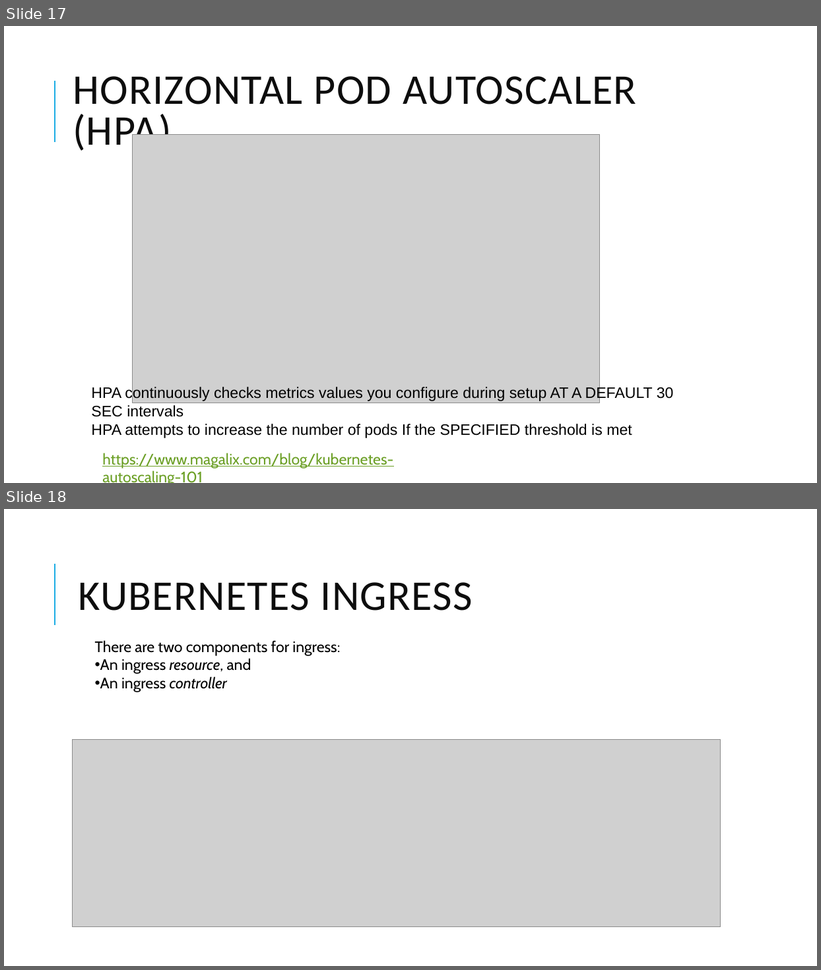
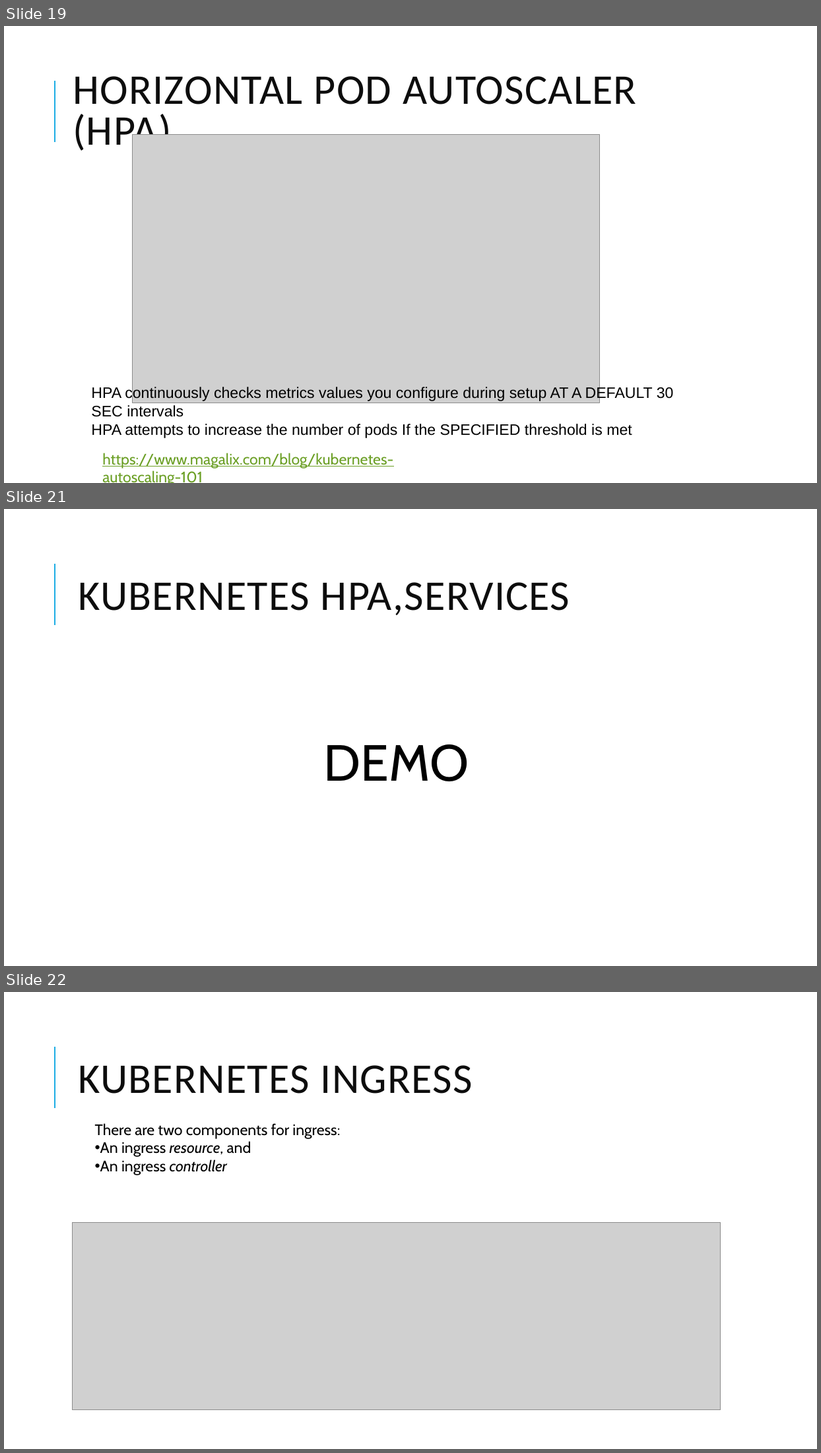
Before and after one commit to djkormo/k8s-online-lab-202006, a slide deck: docs/Kubernetes-202006–several aspects.pptx. Shown one above the other, each under a label of ours: slides 17 and 18 before the commit, slides 19, 21 and 22 after it; the slides between them are not shown. The pictures are 821x970 and 821x1453 pixels, drawn with LibreOffice and Linux fonts; fonts in the diff are those of the drawing; grey boxes stand for pictures. Boxes give left, top, right and bottom in pixels: in the first picture for what was removed or moved away, otherwise in the second. Text is boxed around its words. In the diff, an @@ line names an element or a change of style, - is before the commit and + after.

```diff
--- a/docs/Kubernetes-202006–several aspects.pptx
+++ b/docs/Kubernetes-202006–several aspects.pptx
@@ slide 21 added at (x1=4, y1=509, x2=817, y2=966), background #FFFFFF; not listed: 1 template element that a slide beside it also shows @@
@@ title added at (x1=79, y1=582, x2=570, y2=615), 50 pt, text #0D0D0D @@
+KUBERNETES HPA,SERVICES
@@ text added at (x1=324, y1=745, x2=469, y2=782), 60 pt, text #000000 @@
+DEMO
@@ what was slide 17 is now slide 19 @@
@@ what was slide 18 is now slide 22 @@
```
Also in this commit, not shown: 6 slides changed, 3 other slides added, 42 other files.
